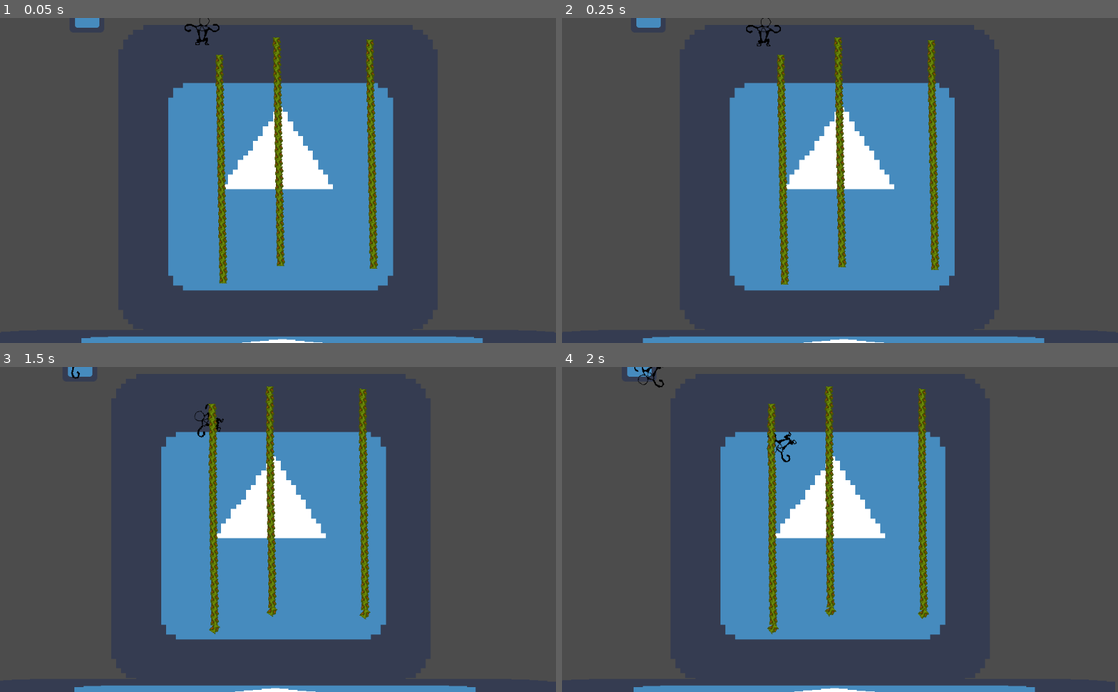
Above: before the commit, frames 1-4 (two rows, left to right).
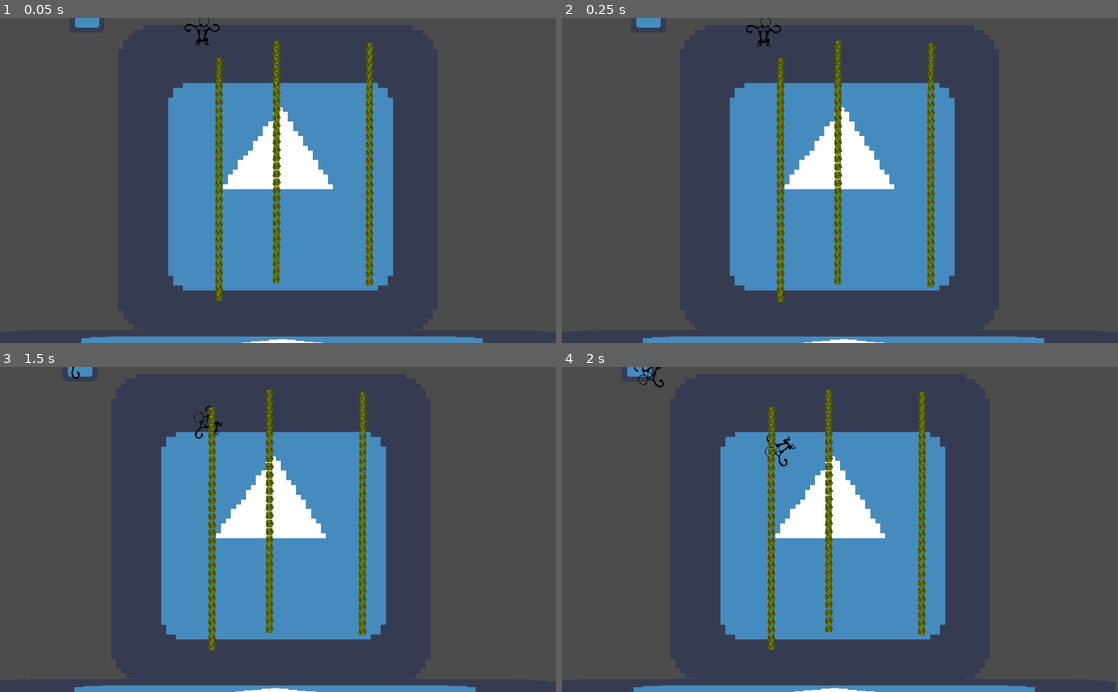
Above: after the commit, the same moments.

Repository: 2S-2-Semanas/gmtk2021
Game: Godot game, scene res://sandbox/SandboxScene.tscn
Same seed, same stepped clock (60 frames per second), same inputs: the game is played once before the commit and once after it. The engine's default icon, where the game draws it, is replaced by a stand-in: a white triangle on a blue panel in a dark square.
Inputs:
- Up to frame 1 (0.05 s): no input
- Up to frame 2 (0.25 s): no input
- Up to frame 3 (1.5 s): hold Space (grab) 0.53-1.28 s; hold Right (ui_right) from 0.53 s (still down); tap Space (grab) at 1.35 s
- Up to frame 4 (2 s): keep holding Right (ui_right)

The runs differ from the first frame. In frame 1, 3.2% of the frame differs, in the area x 38-68%, y 5-87%; in frame 2, 3.3%, in the area x 38-68%, y 5-88%; in frame 3, 3.0%; in frame 4, 2.7%.

Commit message:
Fixed lianas maybe

Diff:
--- a/liana/Liana.gd
+++ b/liana/Liana.gd
@@ -18,9 +18,10 @@
 	for i in range(0, size):
 
 		var segment = segmentScene.instance()
-		segment.position.y = segment.joinPoint
+
+
+		lastSegment.add_child(segment)
 		segments.append(segment)
-		lastSegment.add_child(segment)
 
 		var joint = PinJoint2D.new()
 		joint.disable_collision = true
@@ -29,8 +30,8 @@
 
 		joint.node_a = lastSegment.get_path()
 		joint.node_b = segment.get_path()
-		joint.position.y = segment.joinPoint
 
 		lastSegment.add_child(joint)
 
+
 		lastSegment = segment
--- a/liana/lianaSegment/LianaSegment.tscn
+++ b/liana/lianaSegment/LianaSegment.tscn
@@ -8,13 +8,17 @@
 height = 4.29208
 
 [node name="LianaSegment" type="RigidBody2D"]
-position = Vector2( 0.25, 20 )
+position = Vector2( -0.0306091, 14.9465 )
 collision_layer = 4
 collision_mask = 2
+can_sleep = false
 script = ExtResource( 2 )
 
 [node name="Sprite" type="Sprite" parent="."]
+position = Vector2( 0.210463, 4.28184 )
+scale = Vector2( 0.991231, 0.903539 )
 texture = ExtResource( 1 )
 
 [node name="CollisionShape2D" type="CollisionShape2D" parent="."]
+position = Vector2( 0, 4.352 )
 shape = SubResource( 1 )
--- a/monkey/Monkey.tscn
+++ b/monkey/Monkey.tscn
@@ -56,6 +56,5 @@
 
 [node name="LeftArmPosition2D" type="Position2D" parent="."]
 position = Vector2( -30.245, 0 )
-
 [connection signal="body_entered" from="MonkeyAnimatedSprite/RightArmArea2D" to="." method="_on_RightArmArea2D_body_entered"]
 [connection signal="body_entered" from="MonkeyAnimatedSprite/LeftArmArea2D" to="." method="_on_LeftArmArea2D_body_entered"]
Binary file changed: liana/lianaFragment.png
